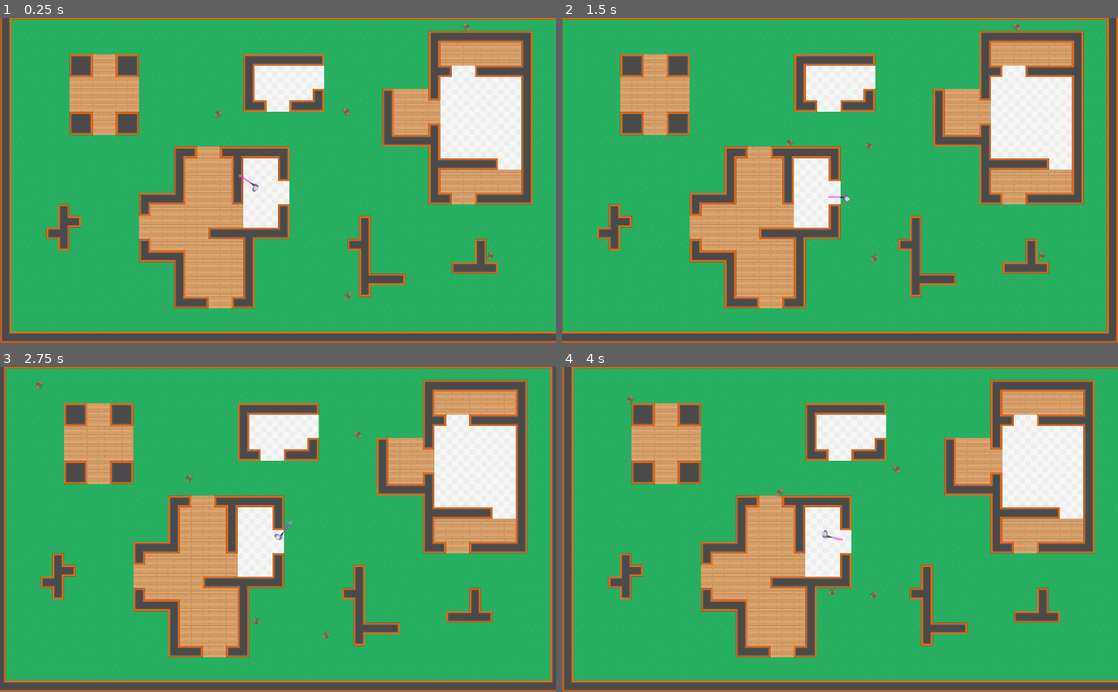
Above: before the commit, frames 1-4 (two rows, left to right).
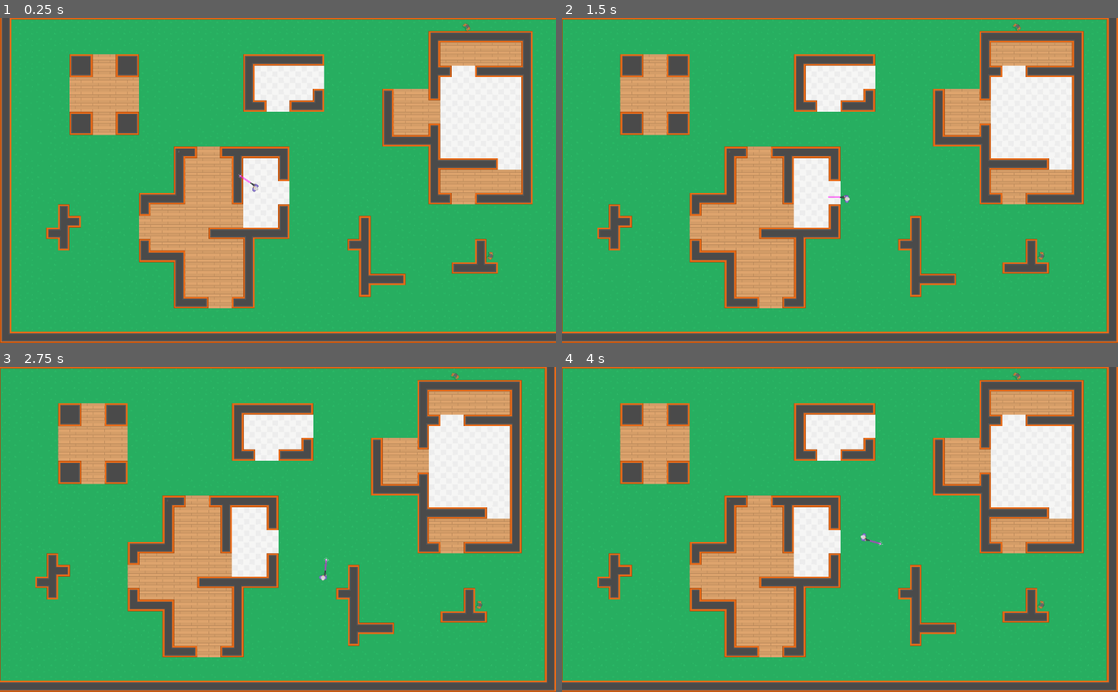
Above: after the commit, the same moments.

Repository: BoontonHighSchool/TopDownZombie
Game: Godot game, scene res://Level 1.tscn
Two runs of this game, one before a commit and one after it. Both use one fixed random seed, a clock stepped at 60 frames per second and the inputs below.
Inputs (mouse positions are in pixels of both pictures, inside the frame that each line leads up to):
- Up to frame 1 (0.25 s): no input
- Up to frame 2 (1.5 s): move the mouse to (962, 164) at 0.52 s; hold D (move_right) 0.53-1.28 s; click (962, 164) at 0.6 s; move the mouse to (728, 196) at 1.27 s; hold S (move_down) from 1.28 s (still down); click (728, 196) at 1.35 s
- Up to frame 3 (2.75 s): move the mouse to (333, 458) at 2.02 s; release S (move_down) at 2.03 s; hold D (move_right) from 2.03 s (still down); click (333, 458) at 2.1 s
- Up to frame 4 (4 s): move the mouse to (812, 594) at 2.77 s; release D (move_right) at 2.78 s; hold W (move_up) 2.78-3.53 s; click (812, 594) at 2.85 s; move the mouse to (1006, 578) at 3.52 s; hold A (move_left) from 3.53 s (still down); click (1006, 578) at 3.6 s

The runs differ from the first frame. In frame 1, less than 0.1% of the frame differs, in the area x 38-64%, y 27-87%; in frame 2, less than 0.1%; in frame 3, 13%; in frame 4, 20%, in the area x 0-100%, y 0-100%.

Commit message:
Changed Spawn#

Diff:
--- a/Level 1-1.gd
+++ b/Level 1-1.gd
@@ -15,7 +15,7 @@
 	set_process(true)
 	screensize = get_viewport().get_visible_rect().size
 	get_valid_cells() # Compute the valid cells in the tilemap
-	spawn_zombies(5)
+	spawn_zombies(2)
 
 func get_valid_cells() -> void:
 	valid_cells = []
@@ -26,11 +26,11 @@
 # Called every frame. 'delta' is the elapsed time since the previous frame.
 func _process(delta):
 	zCount = zContainer.get_child_count()
-	# print("zCount ",zCount, "   Level: ",level)
+	print("zCount ",zCount, "   Level: ",level)
 	$HUD/Label.set_text(str(zCount))
 	if zContainer.get_child_count() == 0:
 		level += 1
-		spawn_zombies(level * 1)
+		spawn_zombies(level * 2)
 
 func spawn_zombies(num):
 	var cells_to_use = valid_cells.duplicate() # Copy the cells
